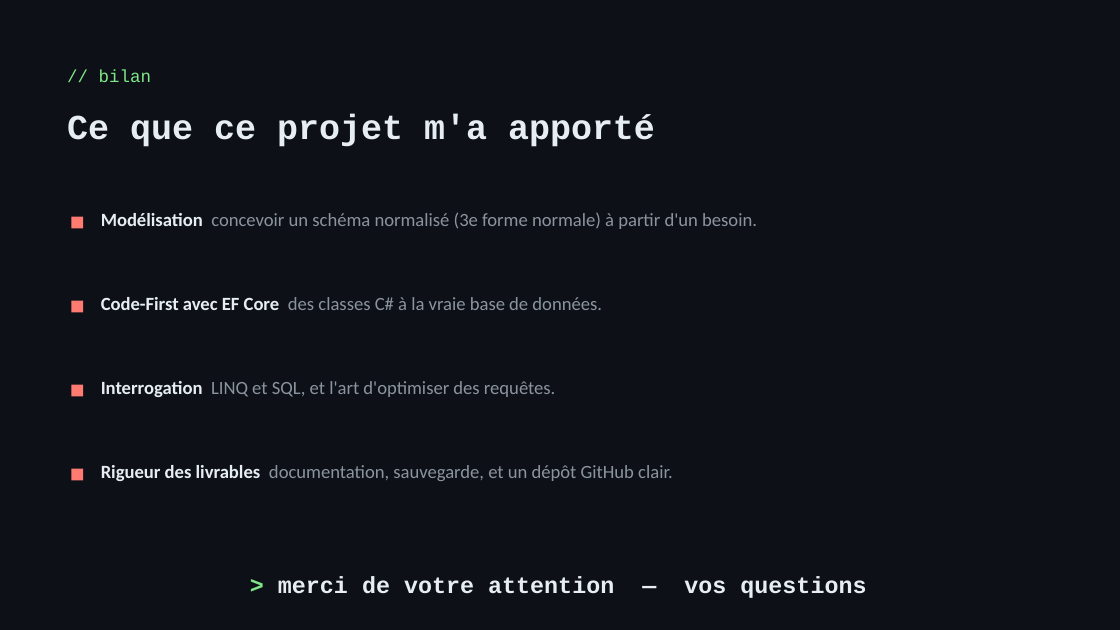
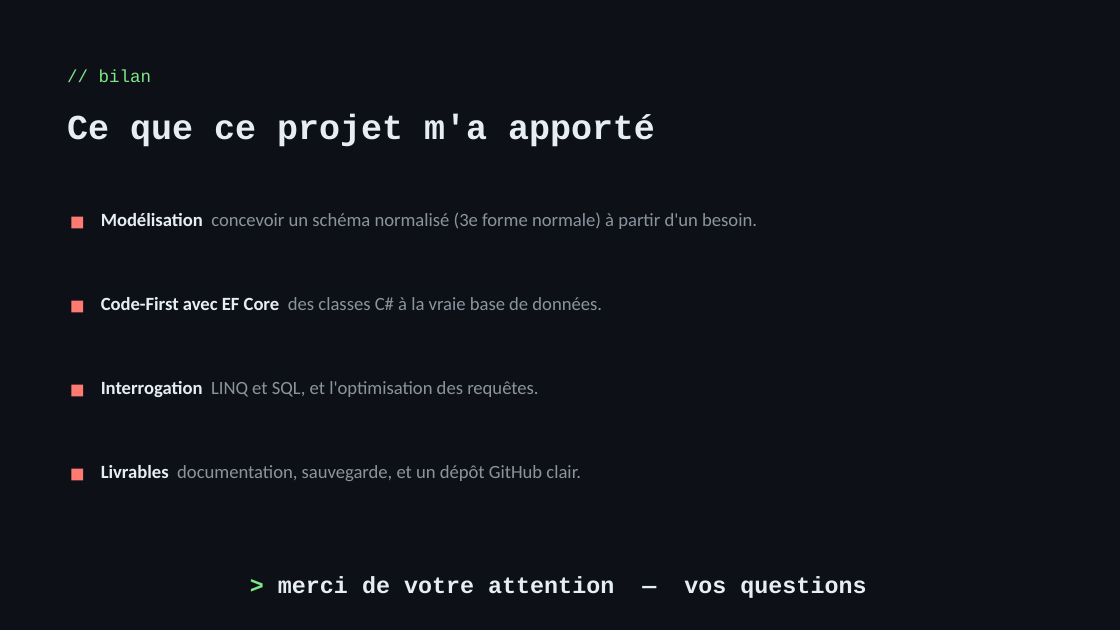
Before and after one commit to domblocs-dev/Projet6-NexaWorks, a slide deck: slide 13 of docs/NexaWorks-Soutenance.pptx. Drawn at 1120x630 pixels with LibreOffice and Linux fonts; fonts in the diff are those of the drawing. Boxes give left, top, right and bottom in pixels: in the first picture for what was removed or moved away, otherwise in the second. Text is boxed around its words. In the diff, an @@ line names an element or a change of style, - is before the commit and + after.

```diff
--- a/docs/NexaWorks-Soutenance.pptx
+++ b/docs/NexaWorks-Soutenance.pptx
@@ text at (x1=101, y1=381, x2=538, y2=397): text changed @@
-Interrogation LINQ et SQL, et l'art d'optimiser des requêtes.
+Interrogation LINQ et SQL, et l'optimisation des requêtes.
@@ text at (x1=101, y1=465, x2=581, y2=481): text changed @@
-Rigueur des livrables documentation, sauvegarde, et un dépôt GitHub clair.
+Livrables documentation, sauvegarde, et un dépôt GitHub clair.
```
Also in this commit, not shown: 1 other slide changed.
